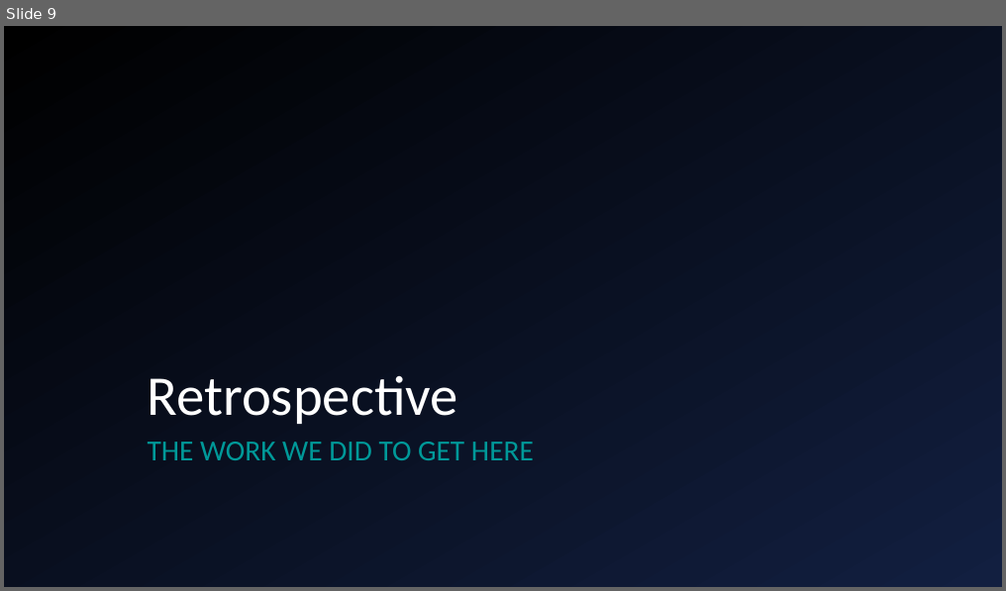
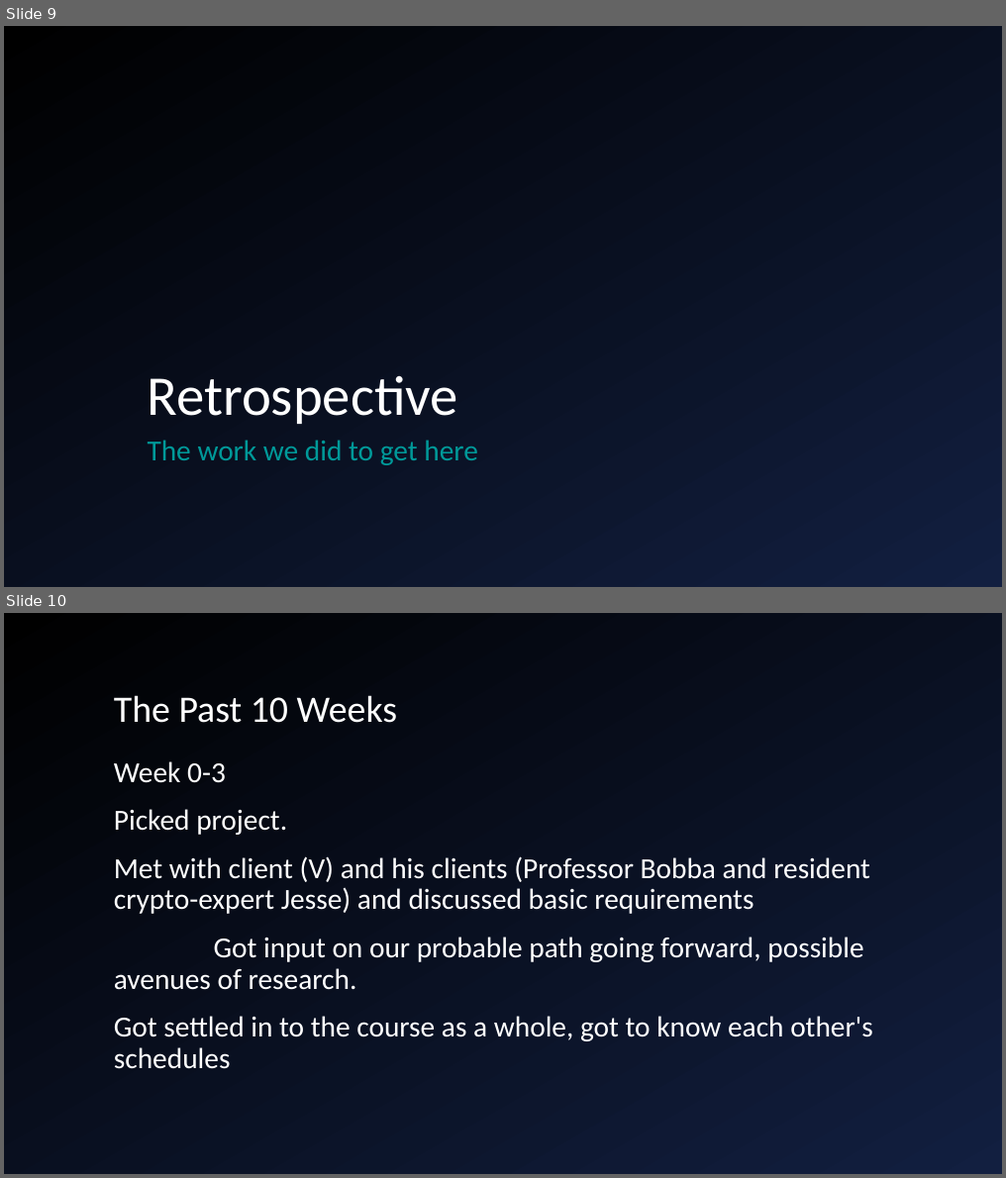
Before and after one commit to giacoppd/Security-For-Robotics, a slide deck: docs/progress_report/progress_report.ppt. Shown one above the other, each under a label of ours: slide 9 before the commit, slides 9 and 10 after it. The pictures are 1006x591 and 1006x1178 pixels, drawn with LibreOffice and Linux fonts; fonts in the diff are those of the drawing; background and template pictures are left out. Boxes give left, top, right and bottom in pixels: in the first picture for what was removed or moved away, otherwise in the second. Text is boxed around its words. In the diff, an @@ line names an element or a change of style, - is before the commit and + after.

```diff
--- a/docs/progress_report/progress_report.ppt
+++ b/docs/progress_report/progress_report.ppt
@@ slide 10 added at (x1=4, y1=613, x2=1002, y2=1174), background gradient #121F40 to #000000 @@
@@ title added at (x1=114, y1=695, x2=398, y2=723), 36 pt, text #FFFFFF @@
+The Past 10 Weeks
@@ text added at (x1=114, y1=761, x2=873, y2=1069), 28 pt, text #FFFFFF @@
+Week 0-3
+Picked project.
+Met with client (V) and his clients (Professor Bobba and resident crypto-expert Jesse) and discussed basic requirements
+Got input on our probable path going forward, possible avenues of research.
+Got settled in to the course as a whole, got to know each other's schedules
@@ slide 9 changed as well @@
@@ background gradient #000000 to #121F40 to gradient #121F40 to #000000 @@
@@ text at (x1=148, y1=440, x2=478, y2=466): text changed @@
-THE WORK WE DID TO GET HERE
+The work we did to get here
```
Also in this commit, not shown: 11 other slides changed, 4 other slides added, 3 slides removed.
